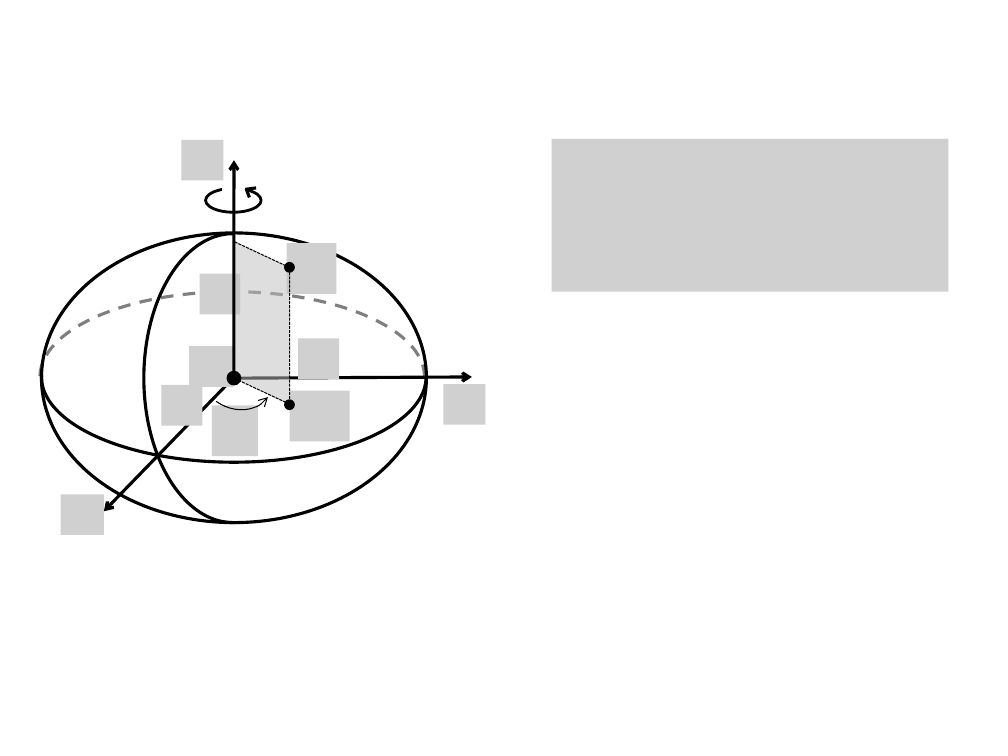
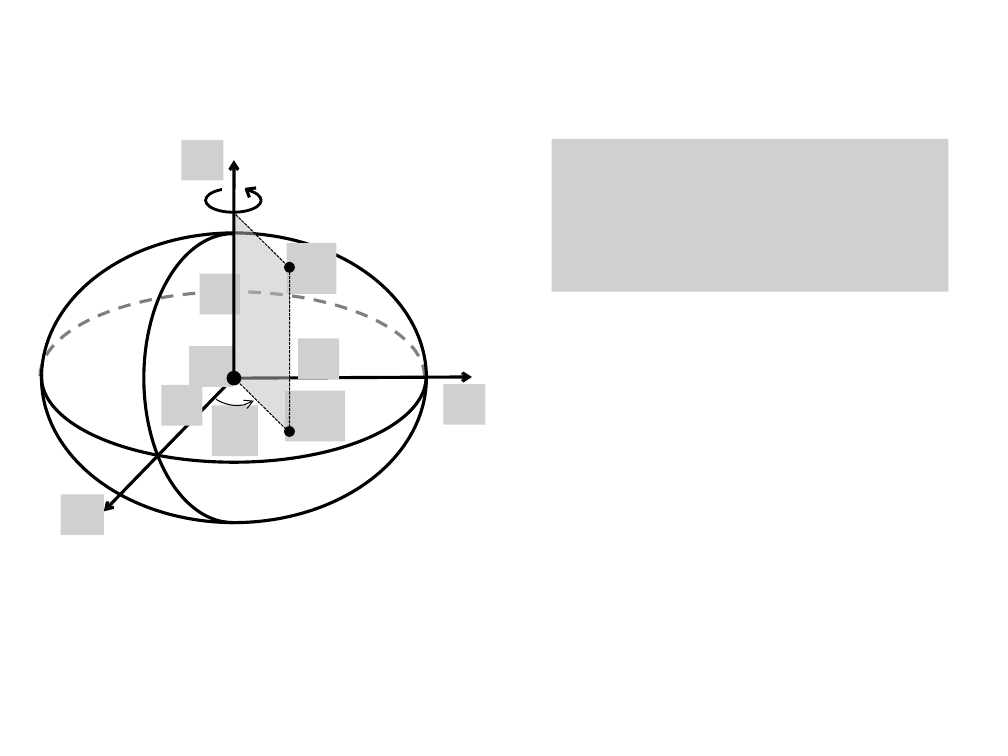
Before and after one commit to pinga-lab/CE-VII-SimBGf-2016, a slide deck: slide 24 of slides/3_sistemas_coordenadas.pptx (slide 22 before the commit). Drawn at 1008x756 pixels with LibreOffice and Linux fonts; fonts in the diff are those of the drawing; grey boxes stand for pictures. Boxes give left, top, right and bottom in pixels: in the first picture for what was removed or moved away, otherwise in the second. Text is boxed around its words. In the diff, an @@ line names an element or a change of style, - is before the commit and + after.

```diff
--- a/slides/3_sistemas_coordenadas.pptx
+++ b/slides/3_sistemas_coordenadas.pptx
@@ freeform shape: place and size @@
-freeform shape at bbox=[234, 241, 290, 404]
+freeform shape at bbox=[233, 213, 290, 433]
@@ line moved from (235, 242) - (289, 267) to (236, 215) - (289, 267) @@
@@ line moved from (289, 403) - (289, 270) to (289, 427) - (289, 270) @@
@@ arc (boxed as its full ellipse) at bbox=[180, 316, 283, 421]: proportions changed; rotation 305 to 318 degrees @@
@@ line moved from (235, 378) - (289, 404) to (234, 378) - (287, 430) @@
@@ picture: place and size @@
-picture at bbox=[289, 391, 350, 442]
+picture at bbox=[285, 391, 346, 442]
@@ ellipse: place and size @@
-ellipse at bbox=[285, 401, 293, 409]
+ellipse at bbox=[285, 427, 293, 435]
```
Also in this commit, not shown: 7 other slides changed, 14 slides added, 4 slides removed.
